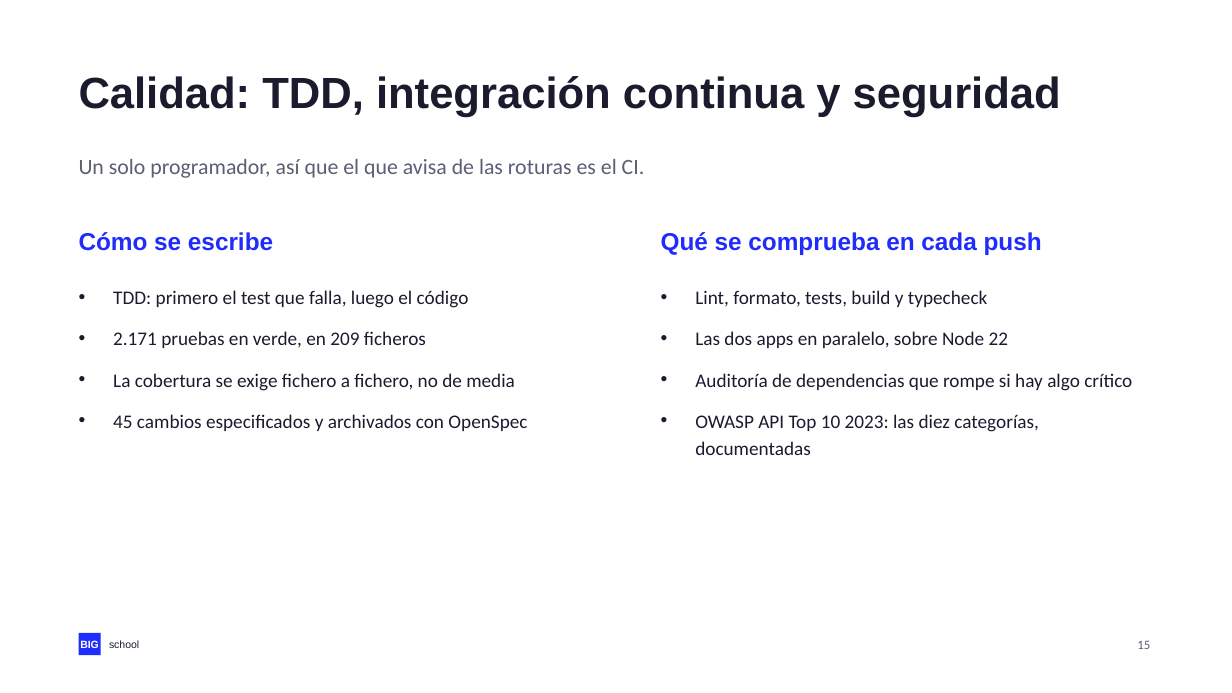
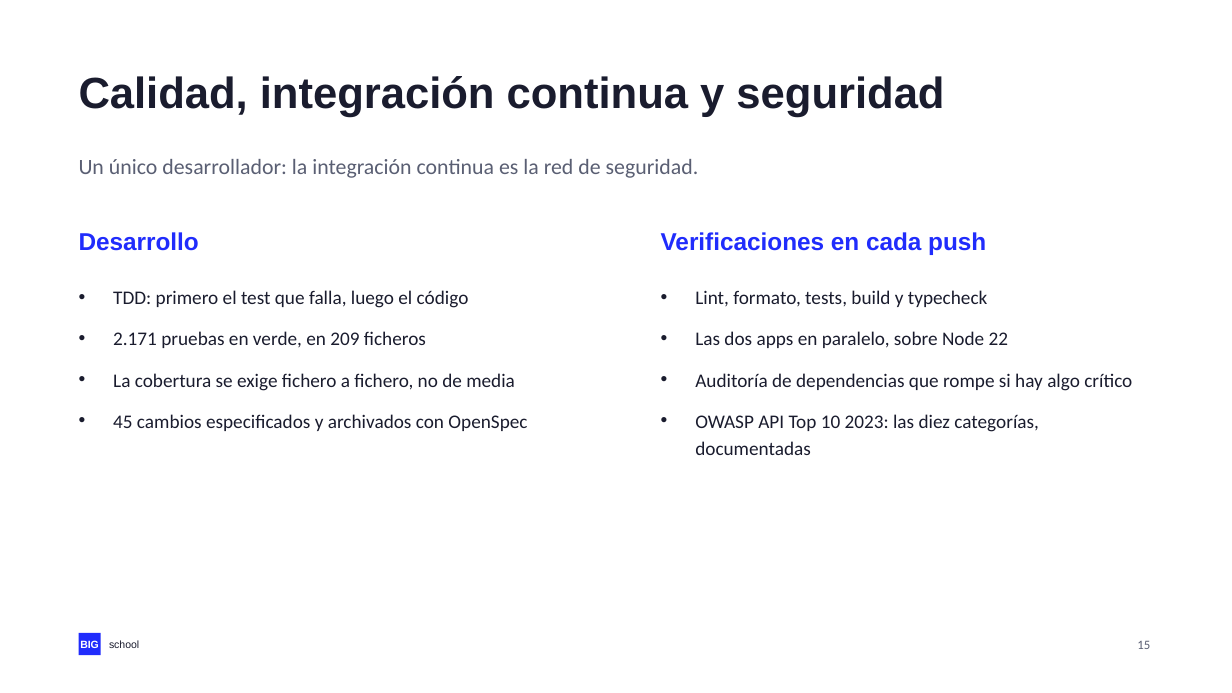
Before and after one commit to NovilloQuinta/intelligent-automotive-diagnostics, a slide deck: slide 15 of docs/presentacion/tfm-intelligent-automotive-diagnostics.pptx. Drawn at 1232x693 pixels with LibreOffice and Linux fonts; fonts in the diff are those of the drawing. Boxes give left, top, right and bottom in pixels: in the first picture for what was removed or moved away, otherwise in the second. Text is boxed around its words. In the diff, an @@ line names an element or a change of style, - is before the commit and + after.

```diff
--- a/docs/presentacion/tfm-intelligent-automotive-diagnostics.pptx
+++ b/docs/presentacion/tfm-intelligent-automotive-diagnostics.pptx
@@ text at (79, 76, 944, 117): text changed @@
-Calidad: TDD, integración continua y seguridad
+Calidad, integración continua y seguridad
@@ text at (79, 159, 699, 178): text changed @@
-Un solo programador, así que el que avisa de las roturas es el CI.
+Un único desarrollador: la integración continua es la red de seguridad.
@@ text at (79, 232, 199, 251): text changed @@
-Cómo se escribe
+Desarrollo
@@ text at (661, 232, 986, 255): text changed @@
-Qué se comprueba en cada push
+Verificaciones en cada push
```
Also in this commit, not shown: 14 other slides changed, 3 other files.
